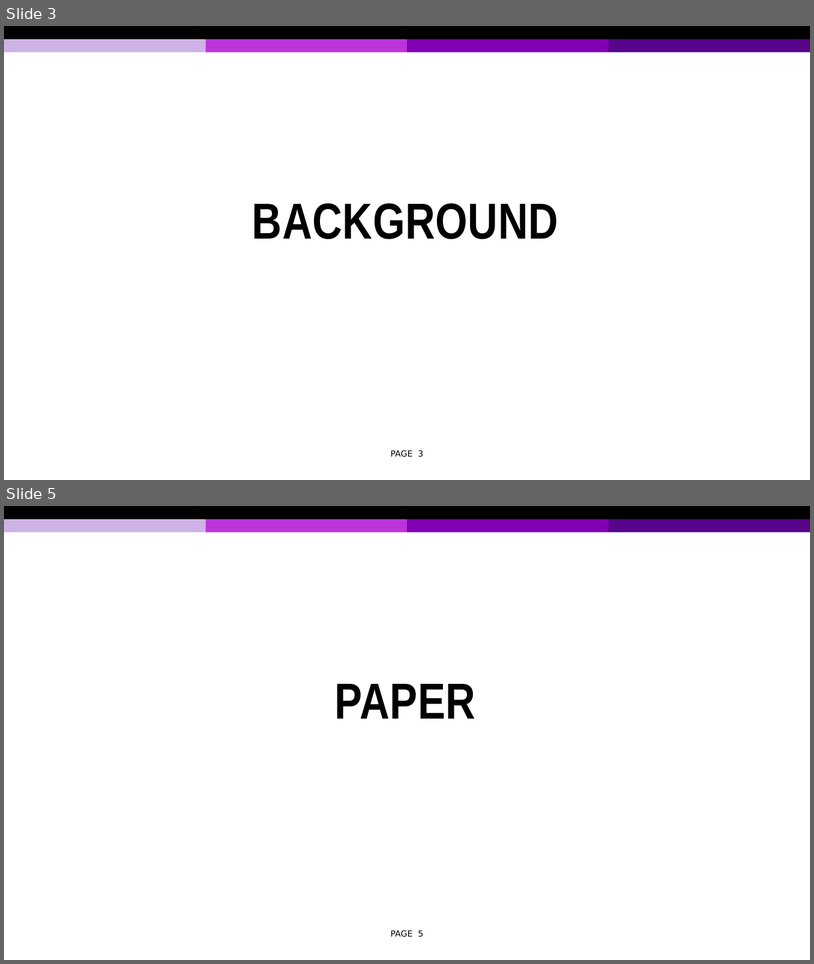
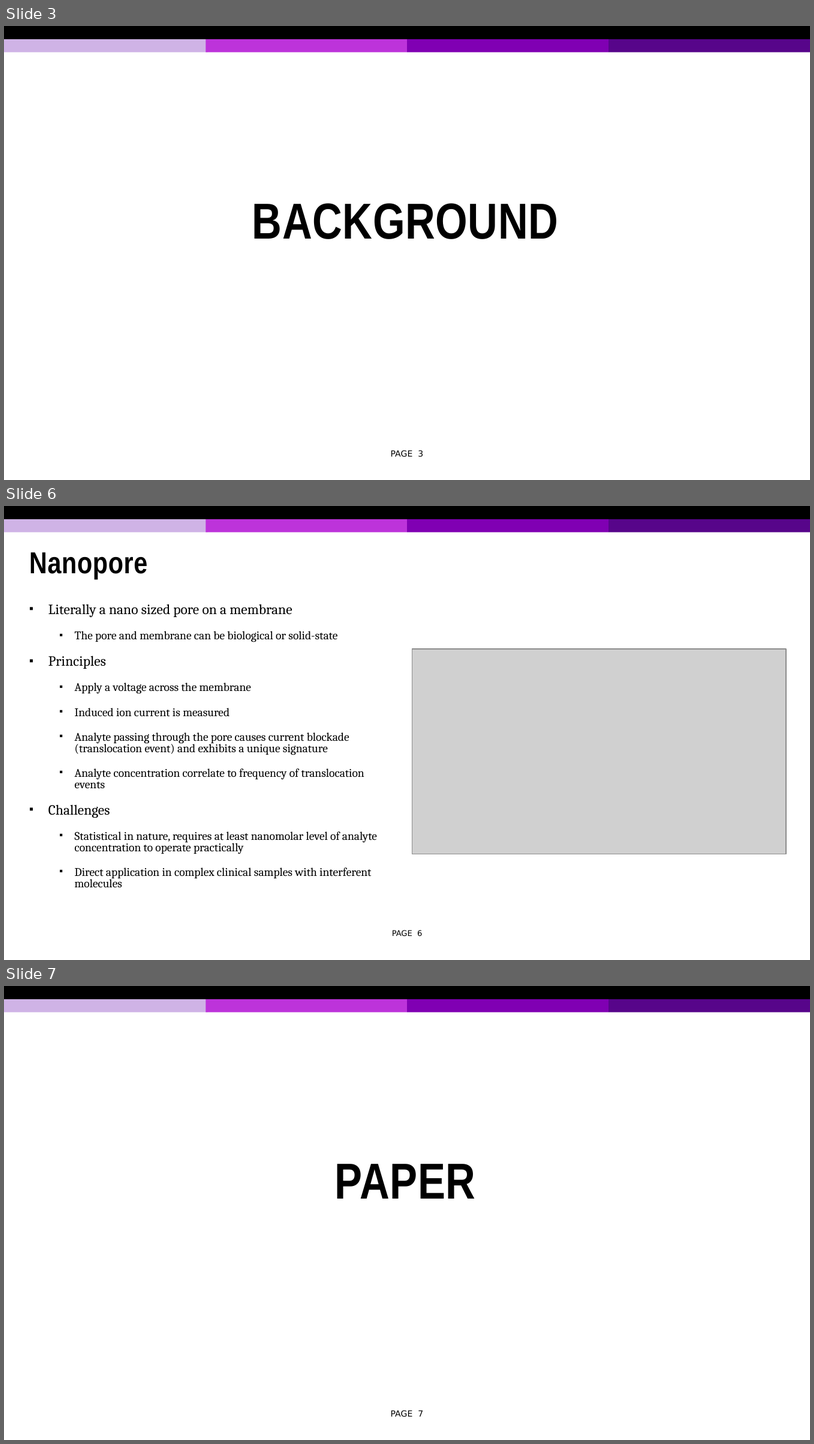
Before and after one commit to tonymin/ECE730, a slide deck: Presentation 2.pptx. Shown one above the other, each under a label of ours: slides 3 and 5 before the commit, slides 3, 6 and 7 after it; the slides between them are not shown. The pictures are 814x964 and 814x1444 pixels, drawn with LibreOffice and Linux fonts; fonts in the diff are those of the drawing; grey boxes stand for pictures; background and template pictures are left out. Boxes give left, top, right and bottom in pixels: in the first picture for what was removed or moved away, otherwise in the second. Text is boxed around its words. In the diff, an @@ line names an element or a change of style, - is before the commit and + after.

```diff
--- a/Presentation 2.pptx
+++ b/Presentation 2.pptx
@@ slide 6 added at box(4, 506, 810, 960), background #FFFFFF; not listed: 5 template elements that a slide beside it also shows @@
@@ title added at box(29, 552, 147, 579), 27 pt, text #000000, bold @@
+Nanopore
@@ text added at box(48, 604, 377, 887), 10.5 pt, text #000000 @@
+▪ Literally a nano sized pore on a membrane
+  ▪ The pore and membrane can be biological or solid-state
+▪ Principles
+  ▪ Apply a voltage across the membrane
+  ▪ Induced ion current is measured
+  ▪ Analyte passing through the pore causes current blockade (translocation event) and exhibits a unique signature
+  ▪ Analyte concentration correlate to frequency of translocation events
+▪ Challenges
+  ▪ Statistical in nature, requires at least nanomolar level of analyte concentration to operate practically
+  ▪ Direct application in complex clinical samples with interferent molecules
@@ picture added at box(412, 649, 786, 853) @@
@@ page number added at box(392, 930, 422, 936), 7 pt, text #000000 @@
+PAGE 6
@@ what was slide 5 is now slide 7 @@
@@ page number at box(391, 1410, 423, 1417): text changed @@
-PAGE 5
+PAGE 7
```
Also in this commit, not shown: 1 slide changed, 4 other slides added, 1 slide removed, 1 other file.
